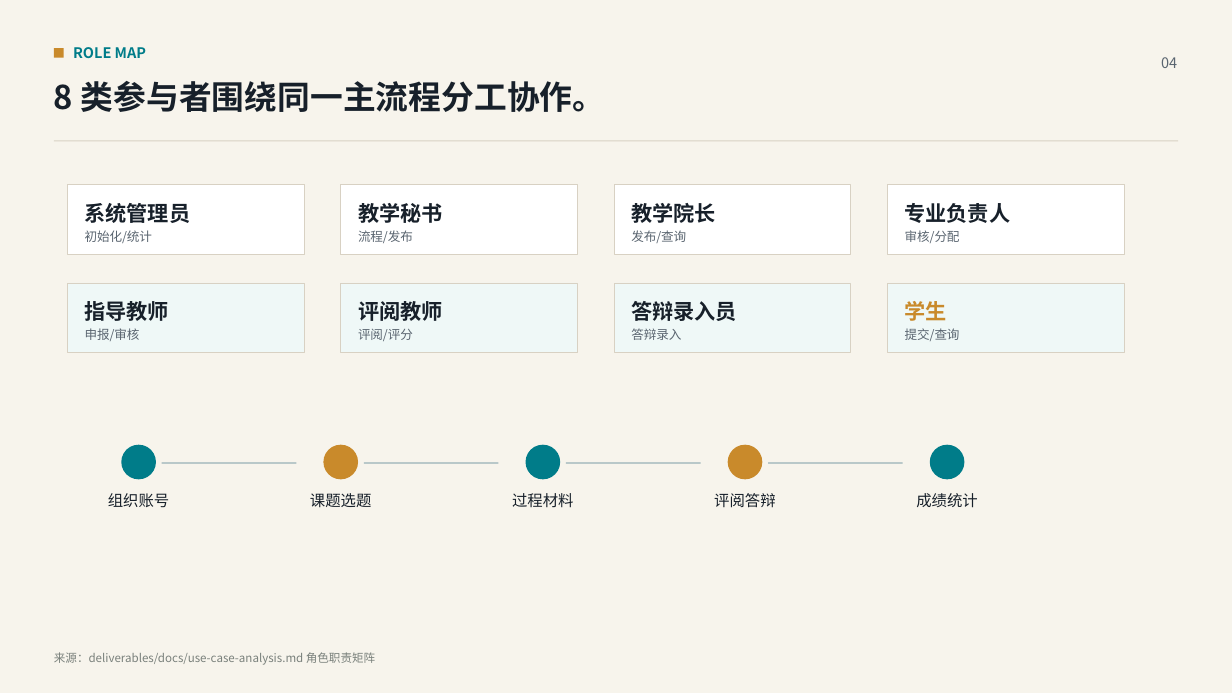
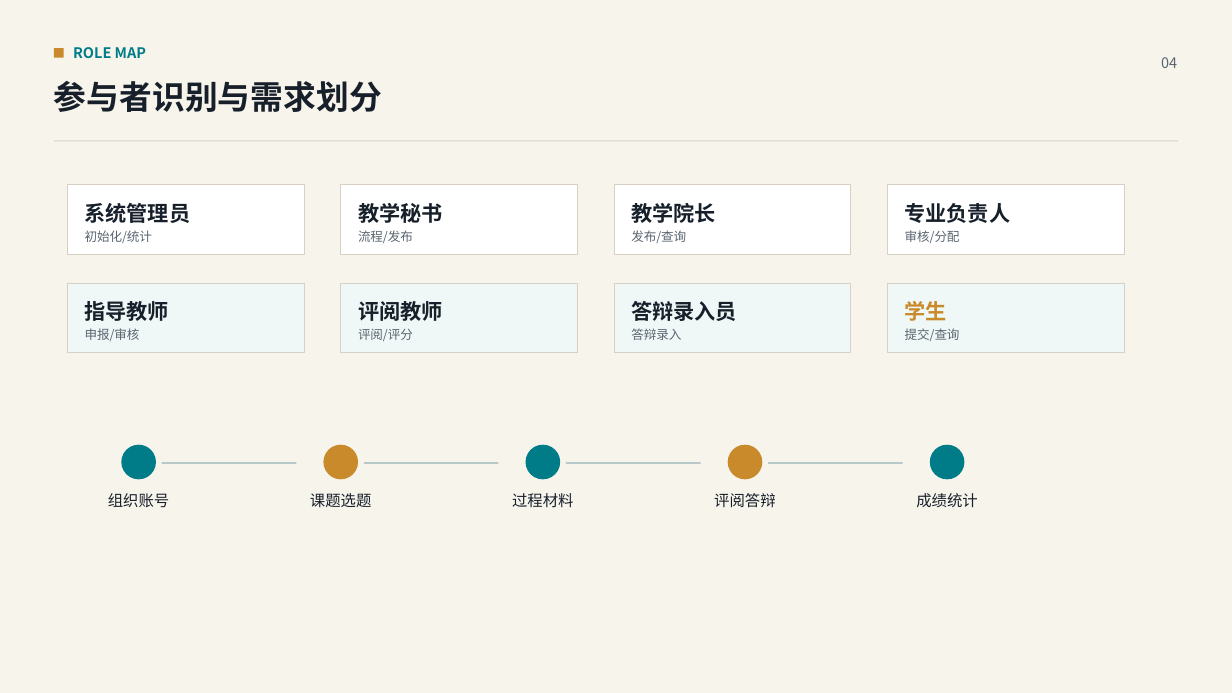
Before and after one commit to qzddmyc/uml-oom-graduation-management, a slide deck: slide 4 of 毕业设计管理系统建模汇报.pptx. Drawn at 1232x693 pixels with LibreOffice and Linux fonts; fonts in the diff are those of the drawing. Boxes give left, top, right and bottom in pixels: in the first picture for what was removed or moved away, otherwise in the second. Text is boxed around its words. In the diff, an @@ line names an element or a change of style, - is before the commit and + after.

```diff
--- a/毕业设计管理系统建模汇报.pptx
+++ b/毕业设计管理系统建模汇报.pptx
@@ text at box(54, 81, 382, 112): text changed @@
-8 类参与者围绕同一主流程分工协作。
+参与者识别与需求划分
@@ text removed at box(54, 652, 375, 665) @@
-来源：deliverables/docs/use-case-analysis.md 角色职责矩阵
```
Also in this commit, not shown: 14 other slides changed, 3 slides added, 1 other file.
